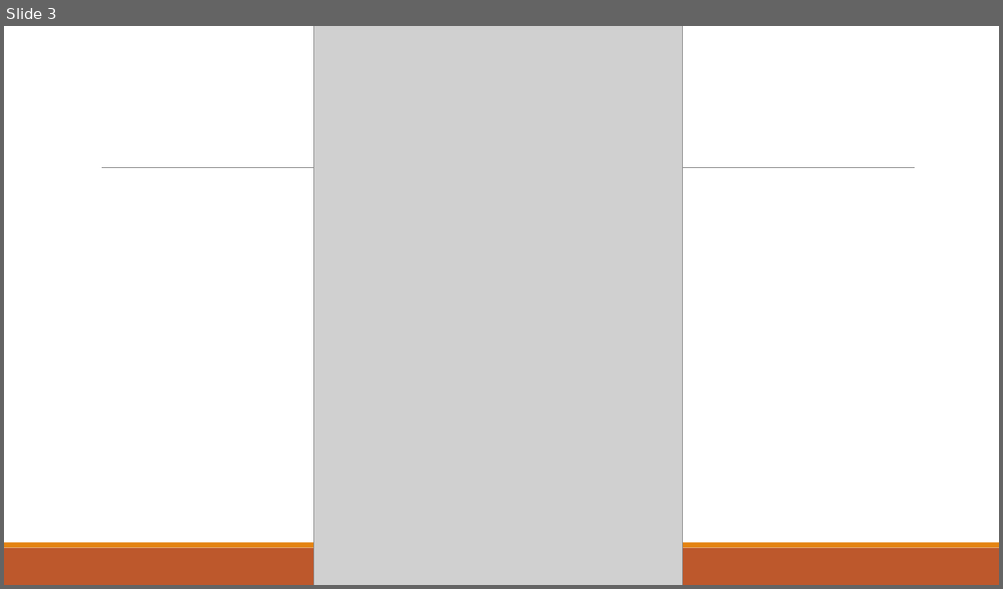
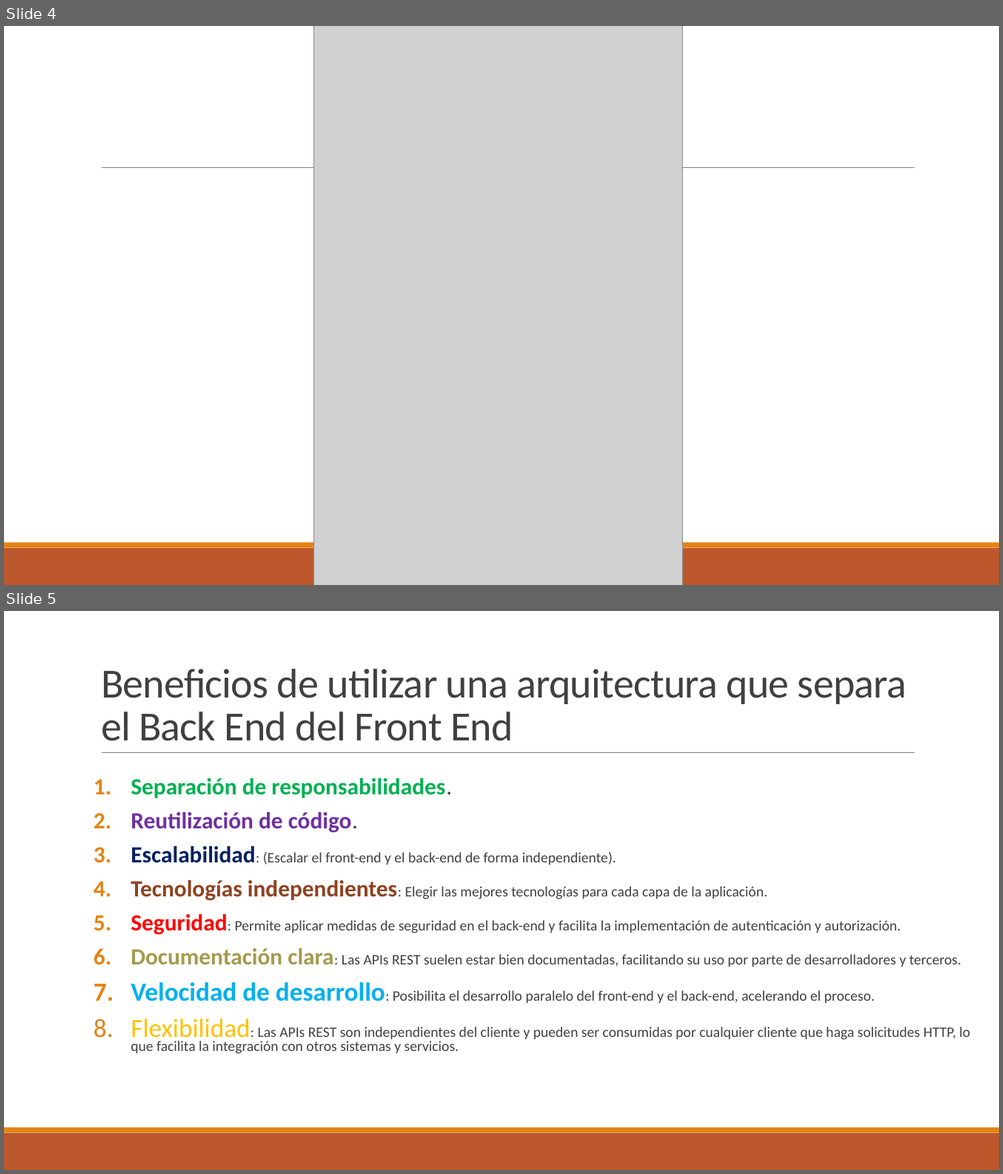
Before and after one commit to bsaezceim/apiexample, a slide deck: Concepto API REST.pptx. Shown one above the other, each under a label of ours: slide 3 before the commit, slides 4 and 5 after it. The pictures are 1003x589 and 1003x1174 pixels, drawn with LibreOffice and Linux fonts; fonts in the diff are those of the drawing; grey boxes stand for pictures. Boxes give left, top, right and bottom in pixels: in the first picture for what was removed or moved away, otherwise in the second. Text is boxed around its words. In the diff, an @@ line names an element or a change of style, - is before the commit and + after.

```diff
--- a/Concepto API REST.pptx
+++ b/Concepto API REST.pptx
@@ slide 5 added at bbox=[4, 611, 999, 1170], background #FFFFFF; not listed: 3 template elements that a slide beside it also shows @@
@@ title added at bbox=[101, 669, 907, 741], 40 pt, text #404040 @@
+Beneficios de utilizar una arquitectura que separa el Back End del Front End
@@ text added at bbox=[131, 778, 970, 1054], 14 pt, text #404040 @@
+1. Separación de responsabilidades.
+2. Reutilización de código.
+3. Escalabilidad: (Escalar el front-end y el back-end de forma independiente).
+4. Tecnologías independientes: Elegir las mejores tecnologías para cada capa de la aplicación.
+5. Seguridad: Permite aplicar medidas de seguridad en el back-end y facilita la implementación de autenticación y autorización.
+6. Documentación clara: Las APIs REST suelen estar bien documentadas, facilitando su uso por parte de desarrolladores y terceros.
+7. Velocidad de desarrollo: Posibilita el desarrollo paralelo del front-end y el back-end, acelerando el proceso.
+8. Flexibilidad: Las APIs REST son independientes del cliente y pueden ser consumidas por cualquier cliente que haga solicitudes HTTP, lo que facilita la integración con otros sistemas y servicios.
@@ what was slide 3 is now slide 4 @@
```
Also in this commit, not shown: 1 slide changed, 3 other slides added, 2 slides removed.
